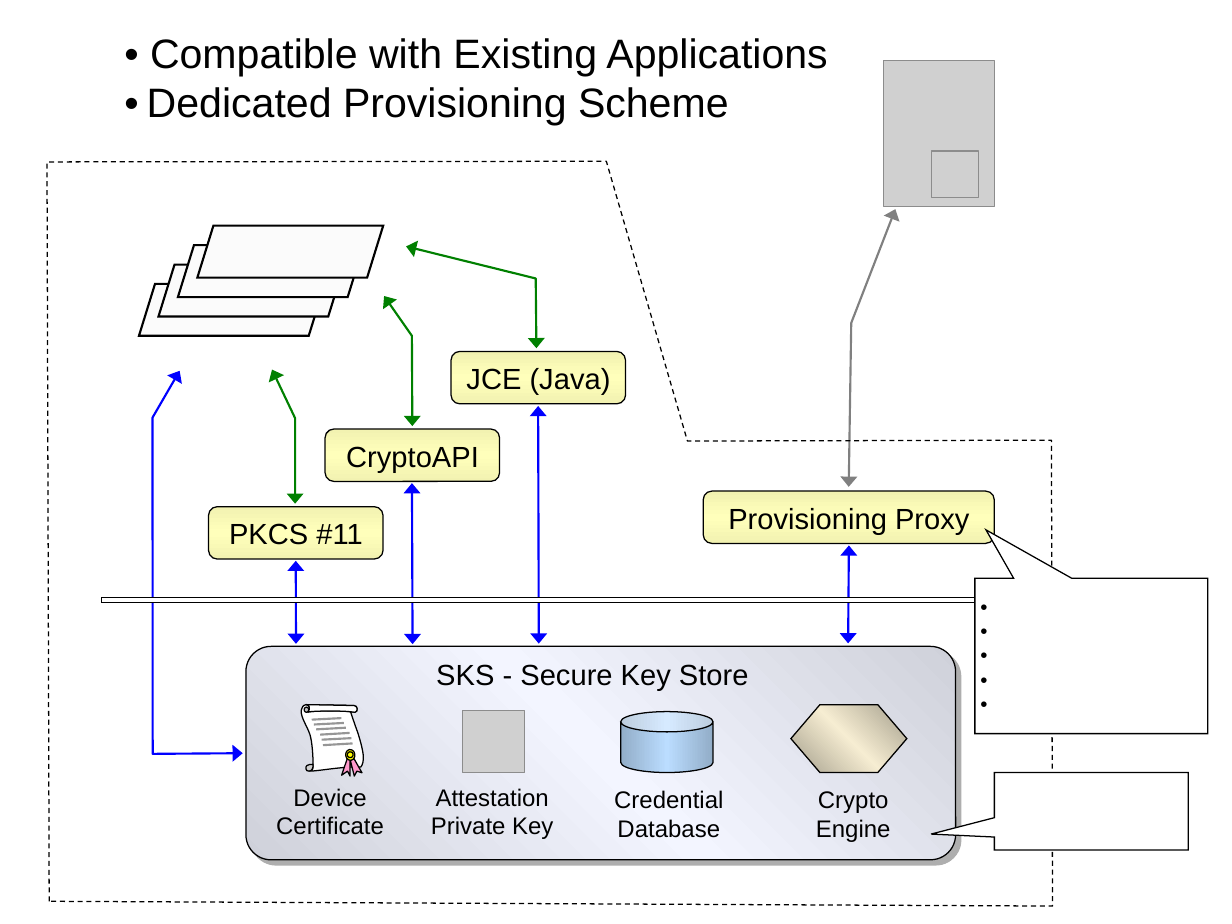
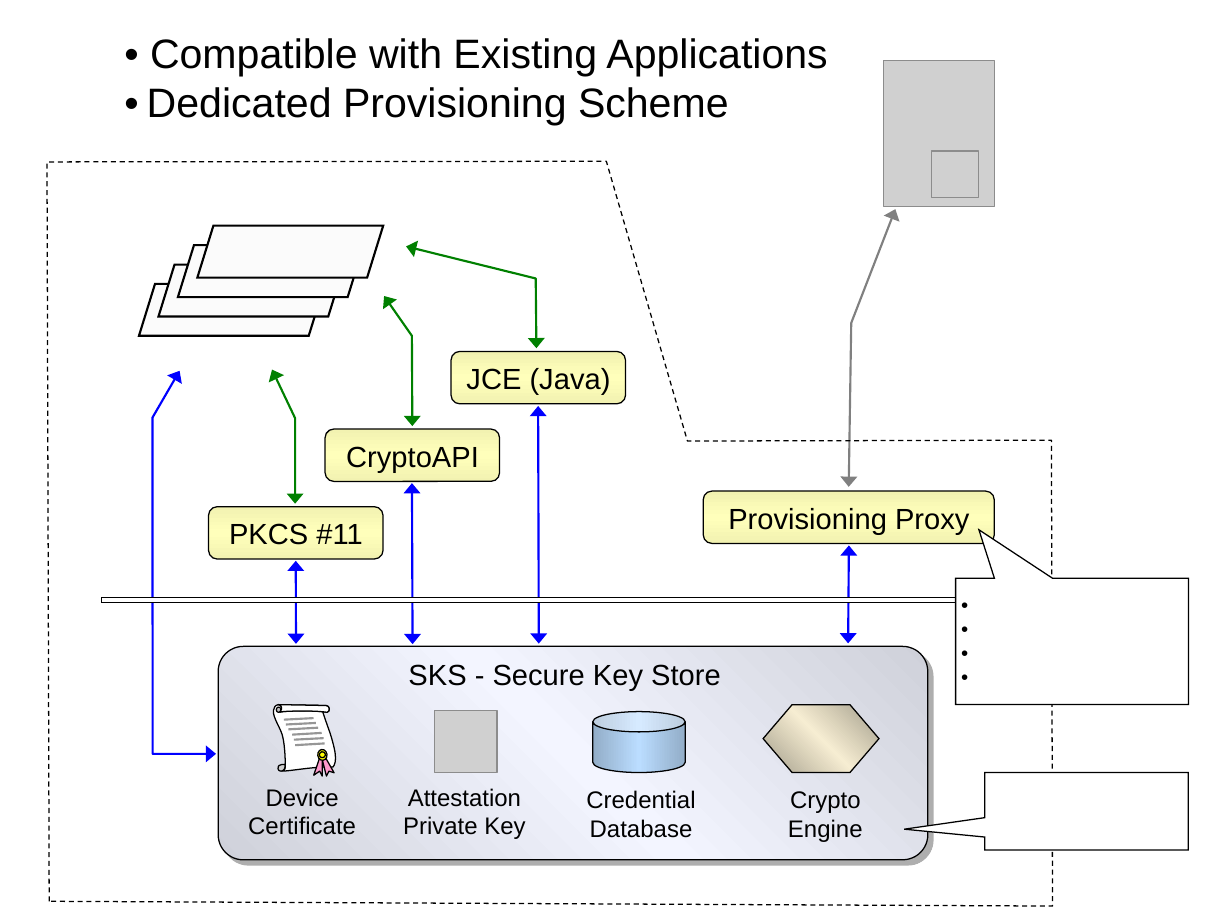
Before and after one commit to cyberphone/openkeystore.old, a slide deck: slide 5 of trunk/resources/docs/sks-keygen2-exec-level-presentation.ppt. Drawn at 1232x924 pixels with LibreOffice and Linux fonts; fonts in the diff are those of the drawing; grey boxes stand for pictures. Boxes give left, top, right and bottom in pixels: in the first picture for what was removed or moved away, otherwise in the second. Text is boxed around its words. In the diff, an @@ line names an element or a change of style, - is before the commit and + after.

```diff
--- a/trunk/resources/docs/sks-keygen2-exec-level-presentation.ppt
+++ b/trunk/resources/docs/sks-keygen2-exec-level-presentation.ppt
@@ freeform shape: place and size @@
-freeform shape at [153,371,243,754]
+freeform shape at [153,371,217,754]
@@ speech box at [956,578,1189,703]: proportions changed @@
@@ speech box: place and size @@
-speech box at [975,578,1207,733]
+speech box at [956,578,1189,703]
@@ 5 lines, 3 texts, 3 ellipses, 3 freeform shapes, 1 rounded rectangle, 1 cylinder, 1 hexagon: place and size @@
-5 lines, 3 texts, 3 ellipses, 3 freeform shapes, 1 rounded rectangle, 1 cylinder, 1 hexagon at [246,647,956,860]
+5 lines, 3 texts, 3 ellipses, 3 freeform shapes, 1 rounded rectangle, 1 cylinder, 1 hexagon at [218,647,928,860]
@@ 2 texts, 1 picture, 1 freeform shape, 1 line: place and size @@
-2 texts, 1 picture, 1 freeform shape, 1 line at [276,664,749,835]
+2 texts, 1 picture, 1 freeform shape, 1 line at [248,664,721,835]
@@ speech box: place and size @@
-speech box at [994,772,1188,850]
+speech box at [984,772,1188,850]
@@ speech box at [984,772,1188,850]: proportions changed @@
```
Also in this commit, not shown: 1 other file.
